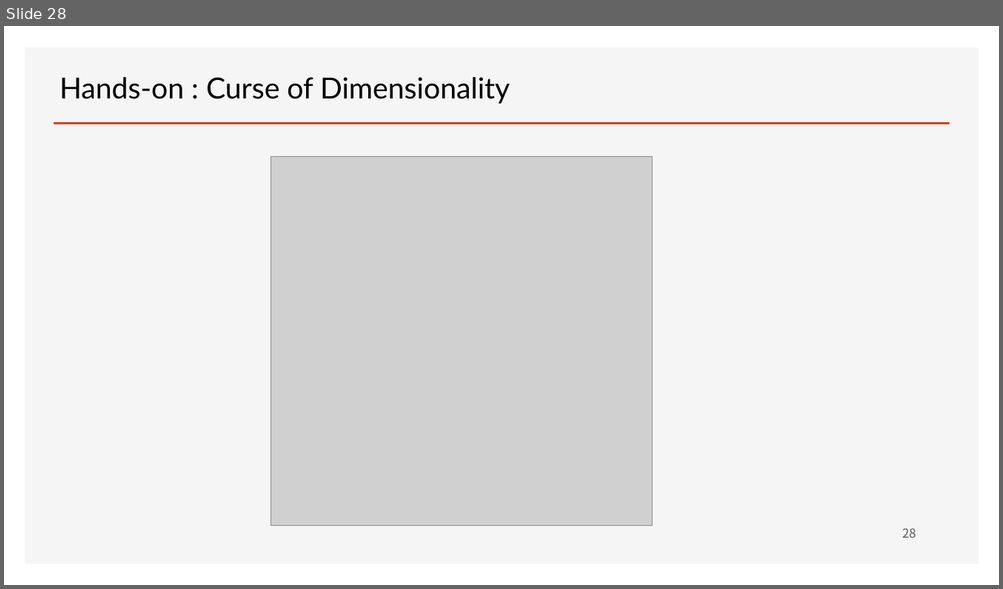
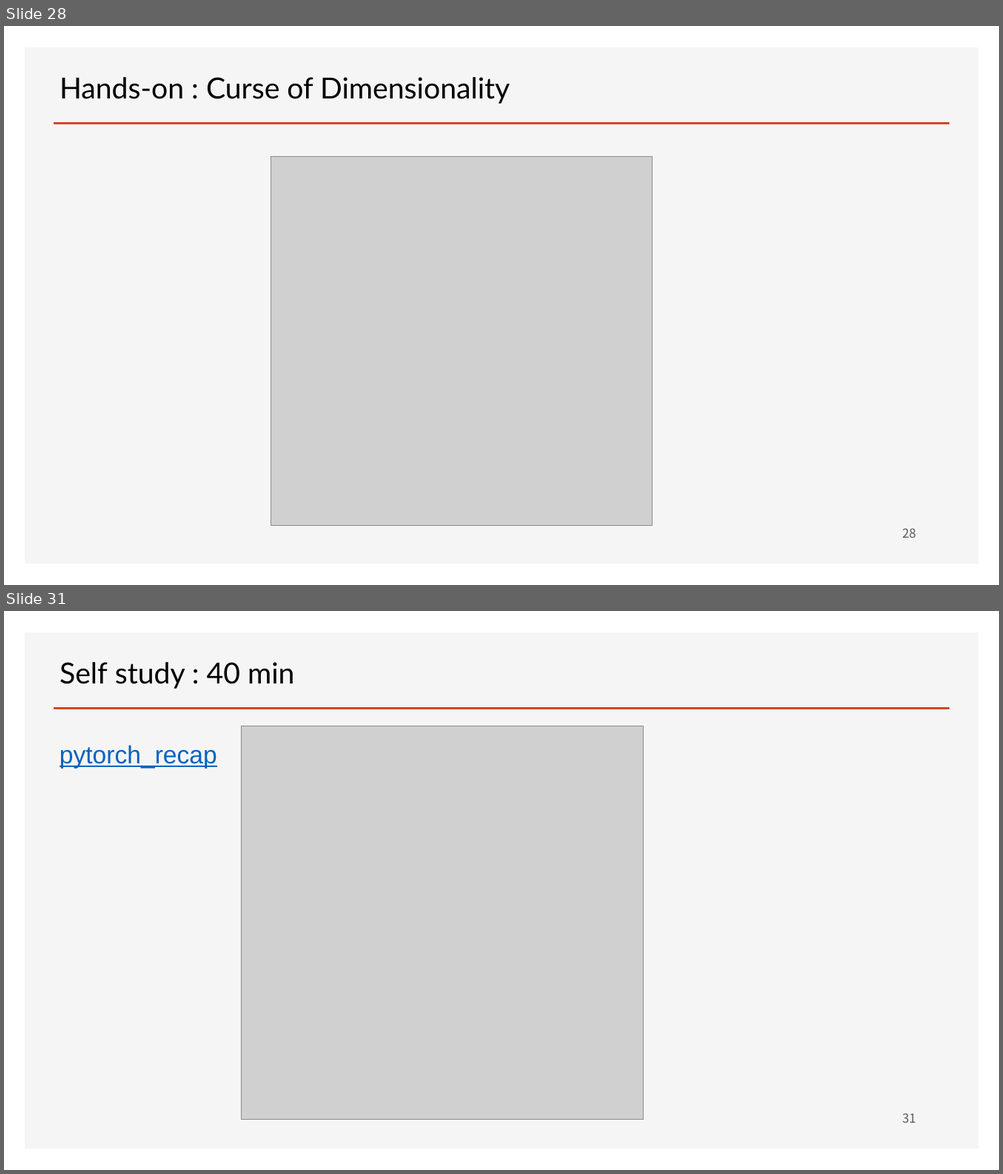
Before and after one commit to ancestor9/mathematics-for-machine-learning, a slide deck: Linear_Algebra/w6_Deep Learning.pptx. Shown one above the other, each under a label of ours: slide 28 before the commit, slides 28 and 31 after it; the slides between them are not shown. The pictures are 1003x589 and 1003x1174 pixels, drawn with LibreOffice and Linux fonts; fonts in the diff are those of the drawing; grey boxes stand for pictures; background and template pictures are left out. Boxes give left, top, right and bottom in pixels: in the first picture for what was removed or moved away, otherwise in the second. Text is boxed around its words. In the diff, an @@ line names an element or a change of style, - is before the commit and + after.

```diff
--- a/Linear_Algebra/w6_Deep Learning.pptx
+++ b/Linear_Algebra/w6_Deep Learning.pptx
@@ slide 31 added at box(4, 611, 999, 1170), background #FFFFFF; not listed: 2 template elements that a slide beside it also shows @@
@@ text added at box(60, 662, 294, 689), 28 pt, text #000000 @@
+Self study : 40 min
@@ picture added at box(242, 726, 643, 1120) @@
@@ text added at box(60, 745, 217, 769), 24 pt, text #0563C1, underline @@
+pytorch_recap
@@ page number added at box(902, 1113, 916, 1123), 12 pt, text #595959 @@
+31
```
Also in this commit, not shown: 2 slides changed.
